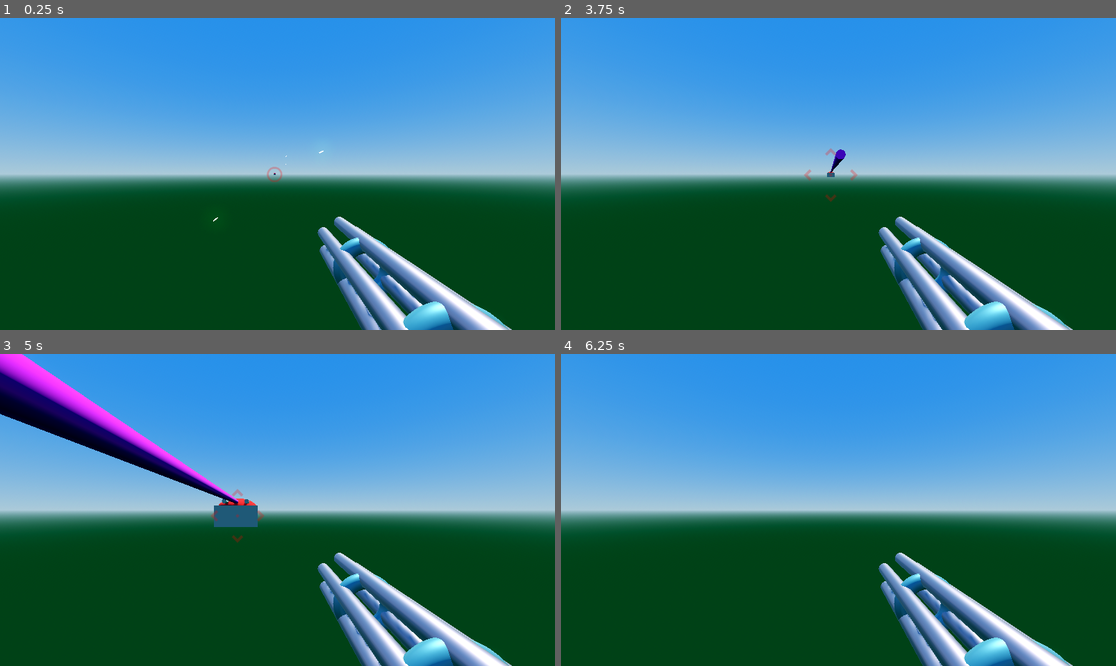
Above: before the commit, frames 1-4 (two rows, left to right).
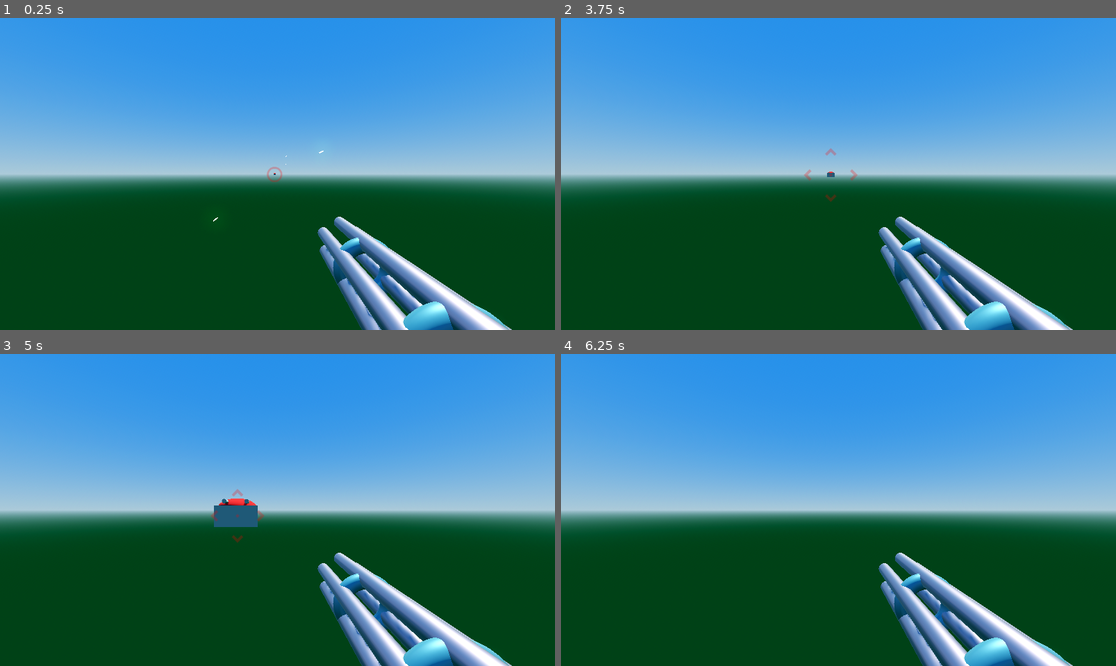
Above: after the commit, the same moments.

Repository: nealholt/space-shooter-3d
Game: Godot game, scene res://Levels/Level06/TurretTesting.tscn
Two runs of this game, one before a commit and one after it. Both use one fixed random seed, a clock stepped at 60 frames per second and the inputs below. This scene is started directly instead of the project's main scene. Sound files missing from this copy of the repository are replaced by a short silence.
Inputs (mouse positions are in pixels of both pictures, inside the frame that each line leads up to):
- Up to frame 1 (0.25 s): no input
- Up to frame 2 (3.75 s): tap Enter (reset) at 0.5 s; move the mouse to (960, 158) at 0.52 s; hold Right (ui_right) 0.53-1.28 s; move the mouse to (727, 189) at 1.27 s; hold Down (ui_down) 1.28-2.03 s; move the mouse to (894, 105) at 2.02 s; hold Right (ui_right) 2.03-2.78 s; move the mouse to (810, 236) at 2.77 s; hold Up (ui_up) 2.78-3.53 s; move the mouse to (1005, 220) at 3.52 s; hold Left (ui_left) from 3.53 s (still down)
- Up to frame 3 (5 s): keep holding Left (ui_left); move the mouse to (111, 463) at 4.27 s
- Up to frame 4 (6.25 s): move the mouse to (866, 510) at 5.02 s; release Left (ui_left) at 5.03 s; hold Down (ui_down) 5.03-5.78 s; tap Enter (reset) at 5.75 s; move the mouse to (755, 432) at 5.77 s; hold Right (ui_right) from 5.78 s (still down)

The runs differ from the first frame. In frame 1, less than 0.1% of the frame differs, in the area x 49-50%, y 49-50%; in frame 2, less than 0.1%; in frame 3, 5.3%, in the area x 0-43%, y 0-49%; in frame 4, nothing differs.

Commit message:
Turrets on cap ship
Turrets added to capital ship

Diff:
--- a/Scenes/capital_ship_frigate.tscn
+++ b/Scenes/capital_ship_frigate.tscn
@@ -1,6 +1,7 @@
-[gd_scene load_steps=22 format=3 uid="uid://dp3w08p8gkd3p"]
+[gd_scene load_steps=23 format=3 uid="uid://dp3w08p8gkd3p"]
 
 [ext_resource type="PackedScene" uid="uid://bh2v67l31a2lg" path="res://Assets/CapitalShips/frigate_model.tscn" id="1_ukj0d"]
+[ext_resource type="PackedScene" uid="uid://yaq7cc3oqfp2" path="res://Scenes/turret.tscn" id="2_3hybn"]
 [ext_resource type="PackedScene" uid="uid://dc6ukdkam24n" path="res://Scenes/hit_box_component.tscn" id="2_ffelx"]
 [ext_resource type="PackedScene" uid="uid://034dpfhar4p4" path="res://Scenes/health_component.tscn" id="3_ac6d0"]
 [ext_resource type="PackedScene" uid="uid://d33fc5p10x7j7" path="res://Scenes/hit_feedback.tscn" id="4_320jg"]
@@ -67,6 +68,12 @@
 [node name="CollisionShape3D" type="CollisionShape3D" parent="FrigateModel/ReactorShieldLeft/CharacterBody3D"]
 shape = SubResource("BoxShape3D_0hrgw")
 
+[node name="TurretComplete" parent="FrigateModel/ReactorShieldLeft" index="1" instance=ExtResource("2_3hybn")]
+transform = Transform3D(1, -8.74228e-08, -8.74228e-08, -8.74228e-08, -1, 0, -8.74228e-08, 7.64274e-15, -1, 0, -16, 37)
+
+[node name="TurretComplete2" parent="FrigateModel/ReactorShieldLeft" index="2" instance=ExtResource("2_3hybn")]
+transform = Transform3D(1, -8.74228e-08, -8.74228e-08, -8.74228e-08, -1, 0, -8.74228e-08, 7.64274e-15, -1, 0, -16, -37)
+
 [node name="CharacterBody3D" type="CharacterBody3D" parent="FrigateModel/ReactorShieldRight" index="0"]
 collision_layer = 3
 collision_mask = 3
@@ -75,6 +82,12 @@
 [node name="CollisionShape3D" type="CollisionShape3D" parent="FrigateModel/ReactorShieldRight/CharacterBody3D"]
 shape = SubResource("BoxShape3D_45crj")
 
+[node name="TurretComplete" parent="FrigateModel/ReactorShieldRight" index="1" instance=ExtResource("2_3hybn")]
+transform = Transform3D(1, -8.74228e-08, -8.74228e-08, -8.74228e-08, -1, 0, -8.74228e-08, 7.64274e-15, -1, 0, -16, 37)
+
+[node name="TurretComplete2" parent="FrigateModel/ReactorShieldRight" index="2" instance=ExtResource("2_3hybn")]
+transform = Transform3D(1, -8.74228e-08, -8.74228e-08, -8.74228e-08, -1, 0, -8.74228e-08, 7.64274e-15, -1, 0, -16, -37)
+
 [node name="HitBoxComponent" parent="FrigateModel/Reactor" index="0" node_paths=PackedStringArray("health_component", "hit_feedback") instance=ExtResource("2_ffelx")]
 health_component = NodePath("../HealthComponent")
 hit_feedback = NodePath("../HitFeedback")
@@ -204,4 +217,21 @@
 transform = Transform3D(1, 0, 0, 0, -4.37114e-08, -1, 0, 1, -4.37114e-08, -32, 20, 0)
 shape = SubResource("ConvexPolygonShape3D_w81vi")
 
+[node name="Turrets" type="Node3D" parent="."]
+
+[node name="TurretComplete" parent="Turrets" instance=ExtResource("2_3hybn")]
+transform = Transform3D(-1, 0, -8.74228e-08, 0, 1, 0, 8.74228e-08, 0, -1, 0, 31, -76)
+
+[node name="TurretComplete2" parent="Turrets" instance=ExtResource("2_3hybn")]
+transform = Transform3D(-1, 0, -8.74228e-08, 0, 1, 0, 8.74228e-08, 0, -1, 0, 38, -35)
+
+[node name="TurretComplete3" parent="Turrets" instance=ExtResource("2_3hybn")]
+transform = Transform3D(-1, 0, -8.74228e-08, 0, 1, 0, 8.74228e-08, 0, -1, 0, 38, 35)
+
+[node name="TurretComplete4" parent="Turrets" instance=ExtResource("2_3hybn")]
+transform = Transform3D(4.37114e-08, 1, -8.74228e-08, 1, -4.37114e-08, 0, -3.82137e-15, -8.74228e-08, -1, 37, 0, 0)
+
+[node name="TurretComplete5" parent="Turrets" instance=ExtResource("2_3hybn")]
+transform = Transform3D(4.37114e-08, -1, -8.74228e-08, -1, -4.37114e-08, 0, -3.82137e-15, 8.74228e-08, -1, -37, 0, 0)
+
 [editable path="FrigateModel"]
--- a/Scenes/turret.tscn
+++ b/Scenes/turret.tscn
@@ -13,7 +13,7 @@
 [sub_resource type="SphereShape3D" id="SphereShape3D_g6fsi"]
 radius = 1.0
 
-[node name="TurretComplete" type="Node3D" groups=["team property"]]
+[node name="TurretComplete" type="Node3D" groups=["team member"]]
 script = ExtResource("1_cbt5p")
 
 [node name="TurretModel" parent="." instance=ExtResource("2_xuhpe")]
@@ -34,9 +34,6 @@
 burst_rate = 20.0
 spread_deg = 10.0
 
-[node name="LookIndicator" parent="TurretModel/Body/Head" index="2"]
-visible = true
-
 [node name="TargetSelector" type="Node" parent="TurretModel/Body/Head" index="3" groups=["team property"]]
 script = ExtResource("6_cy7vo")
 
--- a/Scripts/team_setup.gd
+++ b/Scripts/team_setup.gd
@@ -37,7 +37,8 @@
 		var needs_team_properties:bool = child.is_in_group("team property")
 		var did_set:bool = true
 
-		# Currently only FighterNPC is in group "team member".
+		# Currently only FighterNPC and TurretComplete are
+		# in group "team member".
 		# You can't use child.name because "FighterNPC" is
 		# the name and when you have duplicates, then there's
 		# FighterNPC2, FighterNPC3, etcetera, which would
@@ -53,8 +54,6 @@
 		# "match" is akin to "switch"
 		# https://docs.godotengine.org/en/latest/tutorials/scripting/gdscript/gdscript_basics.html#match
 		match child.name:
-			"TurretComplete":
-				child.add_to_group(team)
 			"TargetSelector":
 				child.target_group = enemy
 			"Contrail":
